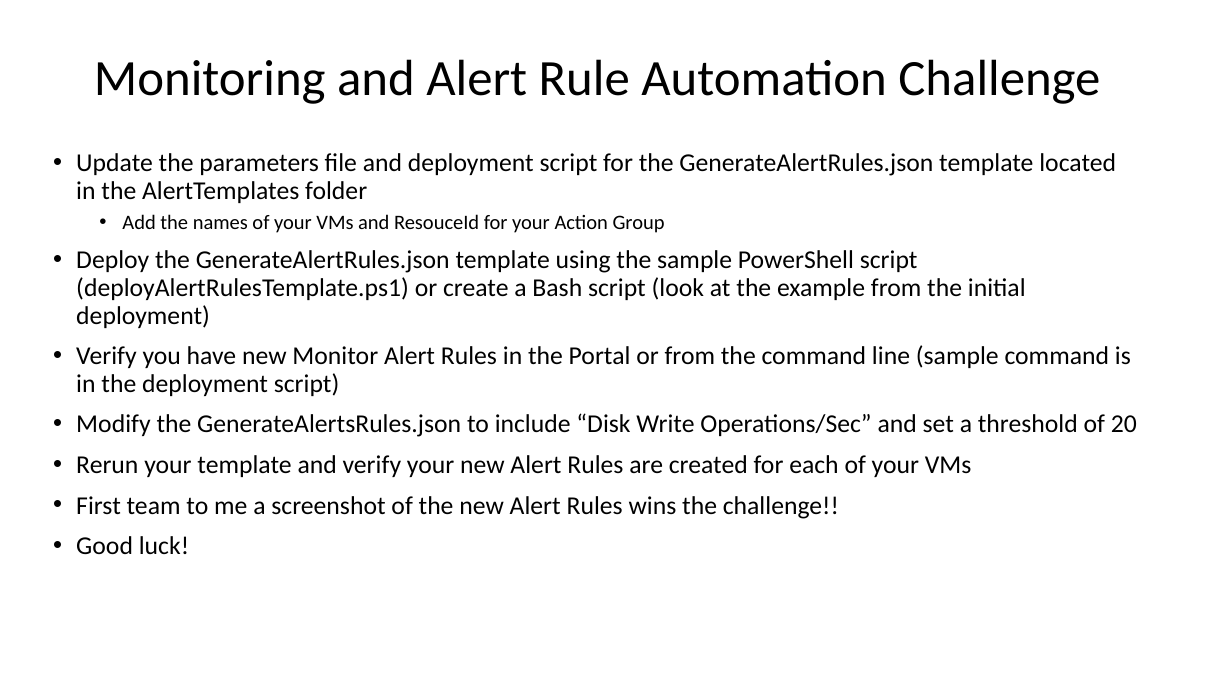
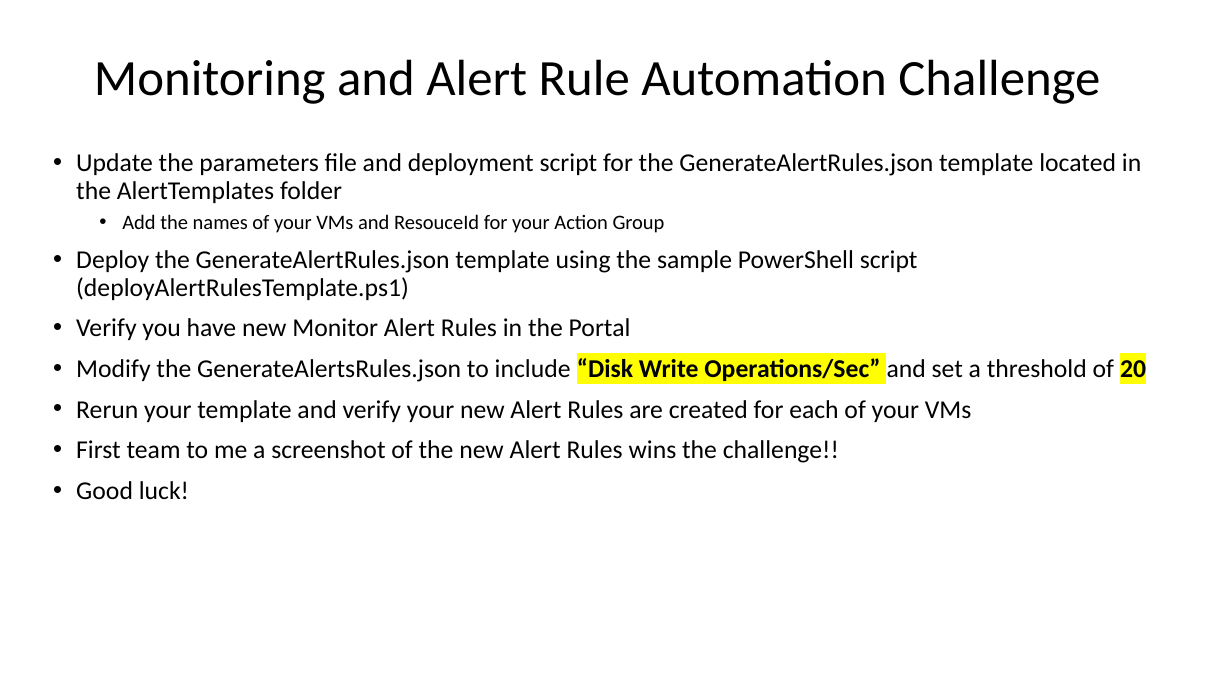
Before and after one commit to maxserg/AzureMonitoringWorkshop, a slide deck: slide 7 of Student/Guides/Challenges.pptx. Drawn at 1232x693 pixels with LibreOffice and Linux fonts; fonts in the diff are those of the drawing. Boxes give left, top, right and bottom in pixels: in the first picture for what was removed or moved away, otherwise in the second. Text is boxed around its words. In the diff, an @@ line names an element or a change of style, - is before the commit and + after.

Commit message:
all

```diff
--- a/Student/Guides/Challenges.pptx
+++ b/Student/Guides/Challenges.pptx
@@ text at [76, 250, 918, 340]: text changed @@
-• Deploy the GenerateAlertRules.json template using the sample PowerShell script (deployAlertRulesTemplate.ps1) or create a Bash script (look at the example from the initial deployment)
-• Verify you have new Monitor Alert Rules in the Portal or from the command line (sample command is in the deployment script)
+• Deploy the GenerateAlertRules.json template using the sample PowerShell script (deployAlertRulesTemplate.ps1)
+• Verify you have new Monitor Alert Rules in the Portal
@@ text at [76, 358, 1146, 382]: highlight none to #FFFF00, bold on in "“Disk Write Operations/Sec” 20" @@
```
Also in this commit, not shown: 4 other slides changed.
